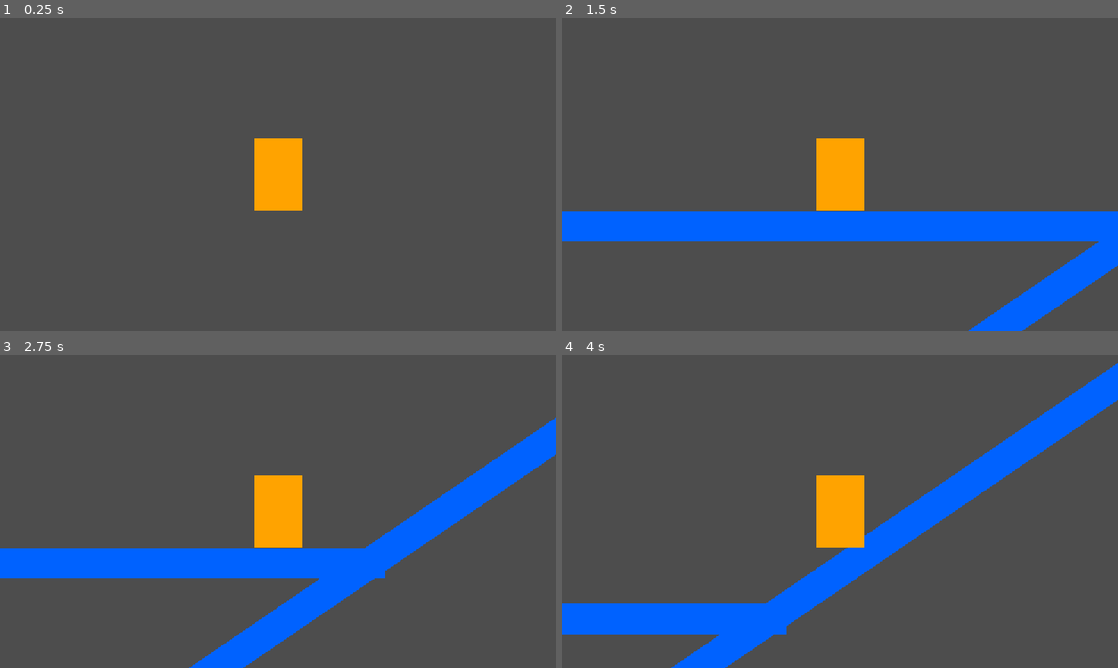
Above: before the commit, frames 1-4 (two rows, left to right).
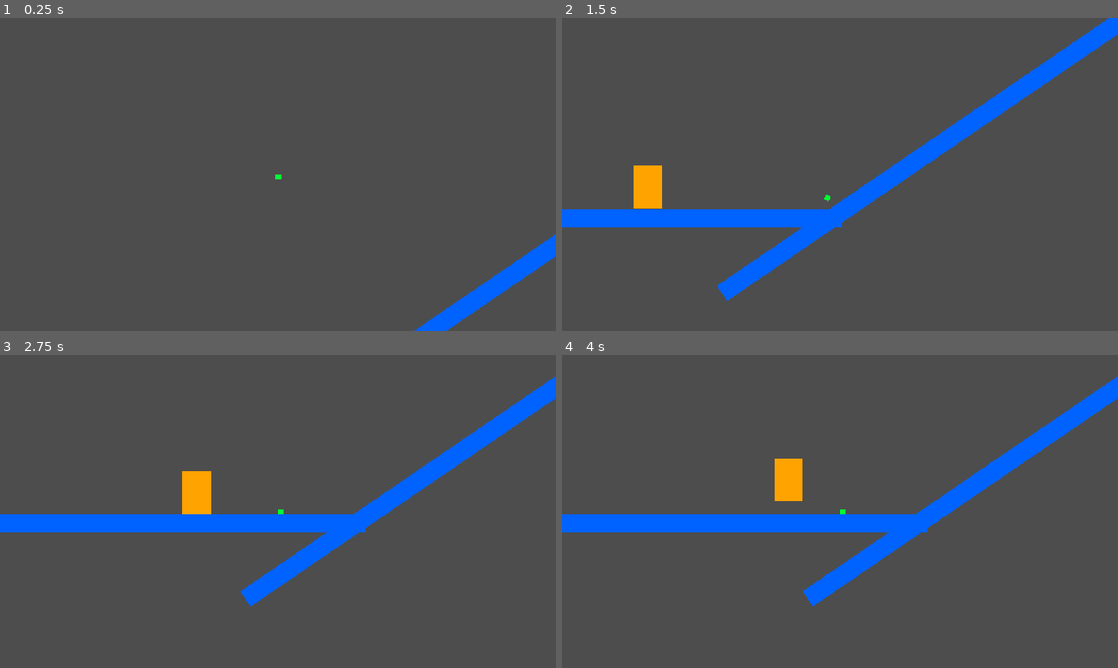
Above: after the commit, the same moments.

Repository: Swimnato/BYU-Game-Jam-summer-2025
Game: Godot game, scene res://Scenes/MovementDemo.tscn
Two runs of this game, one before a commit and one after it. Both use one fixed random seed, a clock stepped at 60 frames per second and the inputs below.
Inputs:
- Up to frame 1 (0.25 s): no input
- Up to frame 2 (1.5 s): hold D (Right) from 0.53 s (still down); tap Space (Jump) at 0.77 s
- Up to frame 3 (2.75 s): tap Space (Jump) at 1.52 s; release D (Right) at 2.03 s; hold A (Left) from 2.03 s (still down)
- Up to frame 4 (4 s): release A (Left) at 2.78 s; hold D (Right) from 2.78 s (still down); tap Space (Jump) at 3.02, 3.77 s

The runs differ from the first frame. In frame 1, 3.6% of the frame differs, in the area x 45-100%, y 38-100%; in frame 2, 16%; in frame 3, 22%, in the area x 0-100%, y 6-100%; in frame 4, 14%.

Commit message:
new: follow gizmo with camera in MovementDemo
also add player.gd.uid

Diff:
--- /dev/null
+++ b/the-grand-gizmo-escape/Scenes/Gizmo.tscn
@@ -0,0 +1,17 @@
+[gd_scene load_steps=3 format=3 uid="uid://c0n1hee27sx7h"]
+
+[ext_resource type="Texture2D" uid="uid://cxg7i0o8q46o2" path="res://Textures/green.png" id="1_drug4"]
+
+[sub_resource type="RectangleShape2D" id="RectangleShape2D_a1ylc"]
+size = Vector2(18, 18)
+
+[node name="Gizmo" type="RigidBody2D"]
+
+[node name="CollisionShape2D" type="CollisionShape2D" parent="."]
+position = Vector2(0, -9)
+shape = SubResource("RectangleShape2D_a1ylc")
+
+[node name="Sprite2D" type="Sprite2D" parent="."]
+position = Vector2(0, -9)
+scale = Vector2(17.75, 17.75)
+texture = ExtResource("1_drug4")
--- a/the-grand-gizmo-escape/Scenes/MovementDemo.tscn
+++ b/the-grand-gizmo-escape/Scenes/MovementDemo.tscn
@@ -1,7 +1,8 @@
-[gd_scene load_steps=5 format=3 uid="uid://bgctqdkd8mh2"]
+[gd_scene load_steps=6 format=3 uid="uid://bgctqdkd8mh2"]
 
 [ext_resource type="Texture2D" uid="uid://uuwmo5y2245i" path="res://Textures/blue.png" id="1_johof"]
 [ext_resource type="PackedScene" uid="uid://bvgvaxq4l543v" path="res://Scenes/Player.tscn" id="2_johof"]
+[ext_resource type="PackedScene" uid="uid://c0n1hee27sx7h" path="res://Scenes/Gizmo.tscn" id="3_6mka5"]
 
 [sub_resource type="RectangleShape2D" id="RectangleShape2D_johof"]
 size = Vector2(2050, 62)
@@ -70,4 +71,11 @@
 position = Vector2(946, -509)
 scale = Vector2(0.5, 0.5)
 
-[node name="Camera2D" type="Camera2D" parent="Entities/Player"]
+[node name="Gizmo" parent="Entities" instance=ExtResource("3_6mka5")]
+position = Vector2(2063, -923)
+
+[node name="Camera2D" type="Camera2D" parent="Entities/Gizmo"]
+zoom = Vector2(0.6, 0.6)
+process_callback = 0
+position_smoothing_enabled = true
+position_smoothing_speed = 6.0
Not shown, added: the-grand-gizmo-escape/Scripts/player.gd.uid
Binary file added: the-grand-gizmo-escape/Textures/green.png
Not shown, added: the-grand-gizmo-escape/Textures/green.png.import
